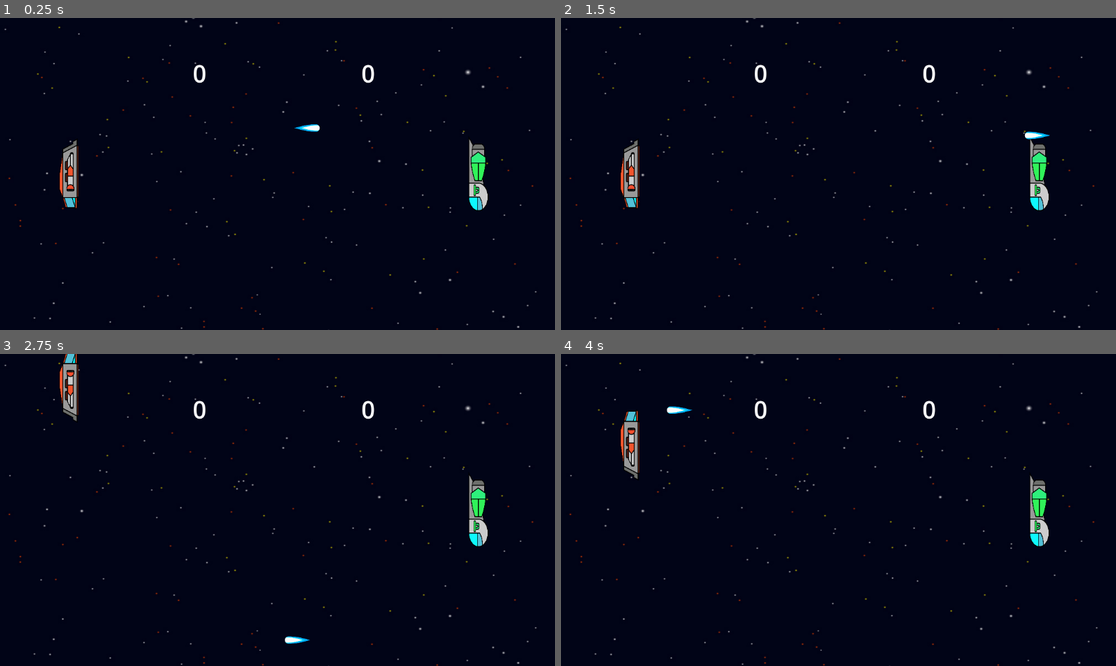
Above: before the commit, frames 1-4 (two rows, left to right).
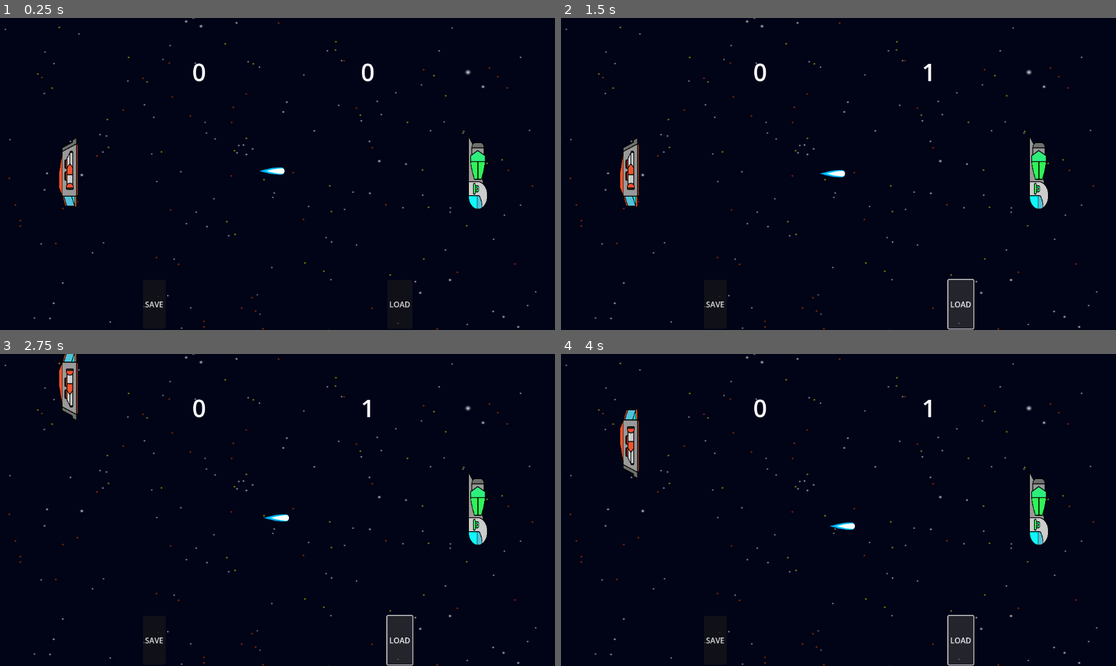
Above: after the commit, the same moments.

Repository: Phobos-Interactive/Pong
Game: Godot game, scene res://main.tscn
Same seed, same stepped clock (60 frames per second), same inputs: the game is played once before the commit and once after it.
Inputs (mouse positions are in pixels of both pictures, inside the frame that each line leads up to):
- Up to frame 1 (0.25 s): no input
- Up to frame 2 (1.5 s): click (716, 305) at 0.5 s, where only the run after the commit has a clickable "SAVE"; click (960, 305) at 1.25 s, where only the run after the commit has a clickable "LOAD"
- Up to frame 3 (2.75 s): hold W (up_p1) from 2.03 s (still down)
- Up to frame 4 (4 s): release W (up_p1) at 2.78 s; hold S (down_p1) 2.78-3.53 s; hold W (up_p1) from 3.53 s (still down)

The runs differ from the first frame. In frame 1, 1.0% of the frame differs, in the area x 10-88%, y 14-98%; in frame 2, 1.8%, in the area x 10-89%, y 14-100%; in frame 3, 1.8%; in frame 4, 1.8%.

Commit message:
Save e Load primeira tentativa

Diff:
--- a/ball.gd
+++ b/ball.gd
@@ -1,10 +1,34 @@
 extends CharacterBody2D
 
-@export var speed = 22
+@export var speed = 4
 var direction = Vector2.ZERO
+
+var _loading = true
+
+func on_save_game(saved_data:Array[SavedData]):
+	var my_data = SavedBallData.new()
+	my_data.position = position
+	my_data.scene_path = scene_file_path
+	my_data.direction = direction
+	print("posicao salva:", my_data.position)
+	saved_data.append(my_data)
+
+func on_before_load_game():
+	print("bola deletada")
+	get_parent().remove_child(self)
+	queue_free()
+
+func on_load_game(saved_data:SavedData):
+	var my_data = saved_data as SavedBallData
+	global_position = my_data.position
+	direction = my_data.direction
+	_loading = false
+	print("posicao carregada:", my_data.position)
+	print("posicao collision:", $CollisionShape2D.global_position)
 
 # Reinicia a bola na posiçao "pos"
 func start(pos):
+	_loading = false
 	$AnimatedSprite2D.play("default")
 	position = pos
 	# escolhe uma direcao aleatoria
@@ -23,5 +47,7 @@
 
 # Called every frame. 'delta' is the elapsed time since the previous frame.
 func _physics_process(_delta):
-	velocity = direction * speed
-	move_and_slide()
+	print(position)
+	if not _loading:
+		velocity = direction * speed
+		move_and_slide()
--- a/ball.tscn
+++ b/ball.tscn
@@ -80,7 +80,7 @@
 "speed": 10.0
 }]
 
-[node name="Ball" type="CharacterBody2D"]
+[node name="Ball" type="CharacterBody2D" groups=["game_events"]]
 collision_mask = 5
 script = ExtResource("1_oli8x")
 
--- a/level.gd
+++ b/level.gd
@@ -14,7 +14,8 @@
 	down_touched.emit(body)
 
 func _on_left_body_entered(body):
-	left_touched.emit(body)
+	if not body._loading:
+		left_touched.emit(body)
 
 func _on_right_body_entered(body):
 	right_touched.emit(body)
--- a/main.gd
+++ b/main.gd
@@ -1,7 +1,8 @@
 extends Node
 
-var p1_points
-var p2_points
+@export var p1_points:int
+@export var p2_points:int
+@onready var _saver_loader = %SaverLoader
 
 # Called when the node enters the scene tree for the first time.
 func _ready():
@@ -40,6 +41,7 @@
 func _on_level_left_touched(_body):
 	p2_points += 1
 	$Ball.death()
+	print("BOLA", $Ball.position)
 	$Score2.text = str(p2_points)
 	$Ball.start($StartPositionBall.position)
 
@@ -48,3 +50,9 @@
 	$Ball.death()
 	$Score1.text = str(p1_points)
 	$Ball.start($StartPositionBall.position)
+
+func _on_save_button_pressed():
+	_saver_loader.save_game()
+
+func _on_load_button_pressed():
+	_saver_loader.load_game()
--- a/main.tscn
+++ b/main.tscn
@@ -1,56 +1,92 @@
-[gd_scene load_steps=6 format=3 uid="uid://dp87dol6lm1aa"]
+[gd_scene load_steps=7 format=3 uid="uid://dp87dol6lm1aa"]
 
 [ext_resource type="PackedScene" uid="uid://crkqssmru087f" path="res://player.tscn" id="1_brjn7"]
 [ext_resource type="Script" path="res://main.gd" id="1_phyuh"]
 [ext_resource type="PackedScene" uid="uid://da1exan0mfhmu" path="res://level.tscn" id="2_i3s7h"]
 [ext_resource type="PackedScene" uid="uid://c1lrynavlabdg" path="res://ball.tscn" id="3_jlaej"]
 [ext_resource type="AudioStream" uid="uid://cnld5txxcv5jq" path="res://BGM148-130206-abarerukaizouikimono-wav.wav" id="5_ypx8s"]
+[ext_resource type="Script" path="res://save_script/saver_loader.gd" id="6_fcgqy"]
 
 [node name="Main" type="Node"]
 script = ExtResource("1_phyuh")
 
 [node name="Player1" parent="." instance=ExtResource("1_brjn7")]
-position = Vector2(150, 325)
+unique_name_in_owner = true
+position = Vector2(149, 322)
 
 [node name="Player2" parent="." instance=ExtResource("1_brjn7")]
-position = Vector2(1000, 325)
+unique_name_in_owner = true
+position = Vector2(999, 322)
 action_up = "up_p2"
 action_down = "down_p2"
 
 [node name="Level" parent="." instance=ExtResource("2_i3s7h")]
+position = Vector2(-1, -3)
 
 [node name="Ball" parent="." instance=ExtResource("3_jlaej")]
-position = Vector2(580, 325)
+position = Vector2(579, 322)
 
 [node name="StartPosition1" type="Marker2D" parent="."]
-position = Vector2(150, 325)
+position = Vector2(149, 322)
 
 [node name="StartPosition2" type="Marker2D" parent="."]
-position = Vector2(1000, 325)
+position = Vector2(999, 322)
 
 [node name="StartPositionBall" type="Marker2D" parent="."]
-position = Vector2(580, 325)
+position = Vector2(579, 322)
 
 [node name="Score1" type="Label" parent="."]
-offset_left = 400.0
-offset_top = 80.0
-offset_right = 410.0
-offset_bottom = 106.0
+offset_left = 399.0
+offset_top = 77.0
+offset_right = 428.0
+offset_bottom = 149.0
 theme_override_font_sizes/font_size = 50
 text = "0"
 
 [node name="Score2" type="Label" parent="."]
-offset_left = 750.0
-offset_top = 80.0
-offset_right = 790.0
-offset_bottom = 106.0
+offset_left = 749.0
+offset_top = 77.0
+offset_right = 789.0
+offset_bottom = 149.0
 theme_override_font_sizes/font_size = 50
 text = "0"
 
 [node name="BGM" type="AudioStreamPlayer" parent="."]
 stream = ExtResource("5_ypx8s")
 volume_db = 1.0
-autoplay = true
+
+[node name="UI" type="CanvasLayer" parent="."]
+
+[node name="MarginContainer" type="MarginContainer" parent="UI"]
+anchors_preset = 7
+anchor_left = 0.5
+anchor_top = 1.0
+anchor_right = 0.5
+anchor_bottom = 1.0
+offset_left = -279.0
+offset_top = -104.0
+offset_right = 280.0
+offset_bottom = -3.0
+grow_horizontal = 2
+grow_vertical = 0
+
+[node name="HBoxContainer" type="HBoxContainer" parent="UI/MarginContainer"]
+layout_mode = 2
+theme_override_constants/separation = 460
+
+[node name="SaveButton" type="Button" parent="UI/MarginContainer/HBoxContainer"]
+layout_mode = 2
+text = "SAVE"
+
+[node name="LoadButton" type="Button" parent="UI/MarginContainer/HBoxContainer"]
+layout_mode = 2
+text = "LOAD"
+
+[node name="Utilities" type="Node" parent="."]
+
+[node name="SaverLoader" type="Node" parent="Utilities"]
+unique_name_in_owner = true
+script = ExtResource("6_fcgqy")
 
 [connection signal="touched" from="Player1" to="." method="_on_player_1_touched"]
 [connection signal="touched" from="Player2" to="." method="_on_player_2_touched"]
@@ -58,3 +94,5 @@
 [connection signal="left_touched" from="Level" to="." method="_on_level_left_touched"]
 [connection signal="right_touched" from="Level" to="." method="_on_level_right_touched"]
 [connection signal="up_touched" from="Level" to="." method="_on_level_up_touched"]
+[connection signal="pressed" from="UI/MarginContainer/HBoxContainer/SaveButton" to="." method="_on_save_button_pressed"]
+[connection signal="pressed" from="UI/MarginContainer/HBoxContainer/LoadButton" to="." method="_on_load_button_pressed"]
--- /dev/null
+++ b/save_script/saved_data.gd
@@ -0,0 +1,5 @@
+class_name SavedData
+extends Resource
+
+@export var position:Vector2
+@export var scene_path:String
--- /dev/null
+++ b/save_script/saved_game.gd
@@ -0,0 +1,8 @@
+class_name SavedGame
+extends Resource
+
+@export var score_p1:int
+@export var score_p2:int
+@export var p1_pos:Vector2
+@export var p2_pos:Vector2
+@export var saved_data:Array[SavedData]
--- /dev/null
+++ b/save_script/saver_loader.gd
@@ -0,0 +1,50 @@
+class_name SaverLoader
+extends Node
+
+@onready var main = $"../.."
+@onready var player_1 = %Player1
+@onready var player_2 = %Player2
+
+func save_game():
+	var saved_game:SavedGame = SavedGame.new()
+
+	saved_game.score_p1 = main.p1_points
+	saved_game.score_p2 = main.p2_points
+
+	saved_game.p1_pos = player_1.global_position
+	saved_game.p2_pos = player_2.global_position
+
+	var saved_data:Array[SavedData] = []
+	get_tree().call_group("game_events", "on_save_game", saved_data)
+	saved_game.saved_data = saved_data
+
+	ResourceSaver.save(saved_game, "res://savegame.tres")
+
+func load_game():
+	var saved_game:SavedGame = load("res://savegame.tres") as SavedGame
+
+	get_tree().call_group("game_events", "on_before_load_game")
+
+	main.p1_points = saved_game.score_p1
+	main.p2_points = saved_game.score_p2
+	main.get_node("Score1").text = str(saved_game.score_p1)
+	main.get_node("Score2").text = str(saved_game.score_p2)
+
+	player_1.global_position = saved_game.p1_pos
+	player_2.global_position = saved_game.p2_pos
+
+	for item in saved_game.saved_data:
+		var scene = load(item.scene_path) as PackedScene
+		scene.set_block_signals(true)
+		var restored_node = scene.instantiate()
+		print("AAAAAAAAAAAAAAA")
+		main.add_child(restored_node)
+		print("BBBBBBBBBB")
+
+		if restored_node.has_method("on_load_game"):
+			print("CCCCCCCCCCC")
+			restored_node.on_load_game(item)
+			print("DDDDDDDDDDDDDD")
+
+		restored_node.set_block_signals(true)
+		print("EEEEEEEEEE")
--- /dev/null
+++ b/saved_ball_data.gd
@@ -0,0 +1,4 @@
+class_name SavedBallData
+extends SavedData
+
+@export var direction:Vector2
--- /dev/null
+++ b/savegame.tres
@@ -0,0 +1,18 @@
+[gd_resource type="Resource" script_class="SavedGame" load_steps=4 format=3 uid="uid://g4jte3n88x27"]
+
+[ext_resource type="Script" path="res://saved_ball_data.gd" id="1_eo585"]
+[ext_resource type="Script" path="res://save_script/saved_game.gd" id="2_hjhk7"]
+
+[sub_resource type="Resource" id="Resource_qbrb2"]
+script = ExtResource("1_eo585")
+direction = Vector2(2.82843, -2.82843)
+position = Vector2(608.789, 292.206)
+scene_path = "res://ball.tscn"
+
+[resource]
+script = ExtResource("2_hjhk7")
+score_p1 = 0
+score_p2 = 0
+p1_pos = Vector2(149, 322)
+p2_pos = Vector2(999, 322)
+saved_data = Array[Resource("res://save_script/saved_data.gd")]([SubResource("Resource_qbrb2")])
Not shown, changed: README.md
